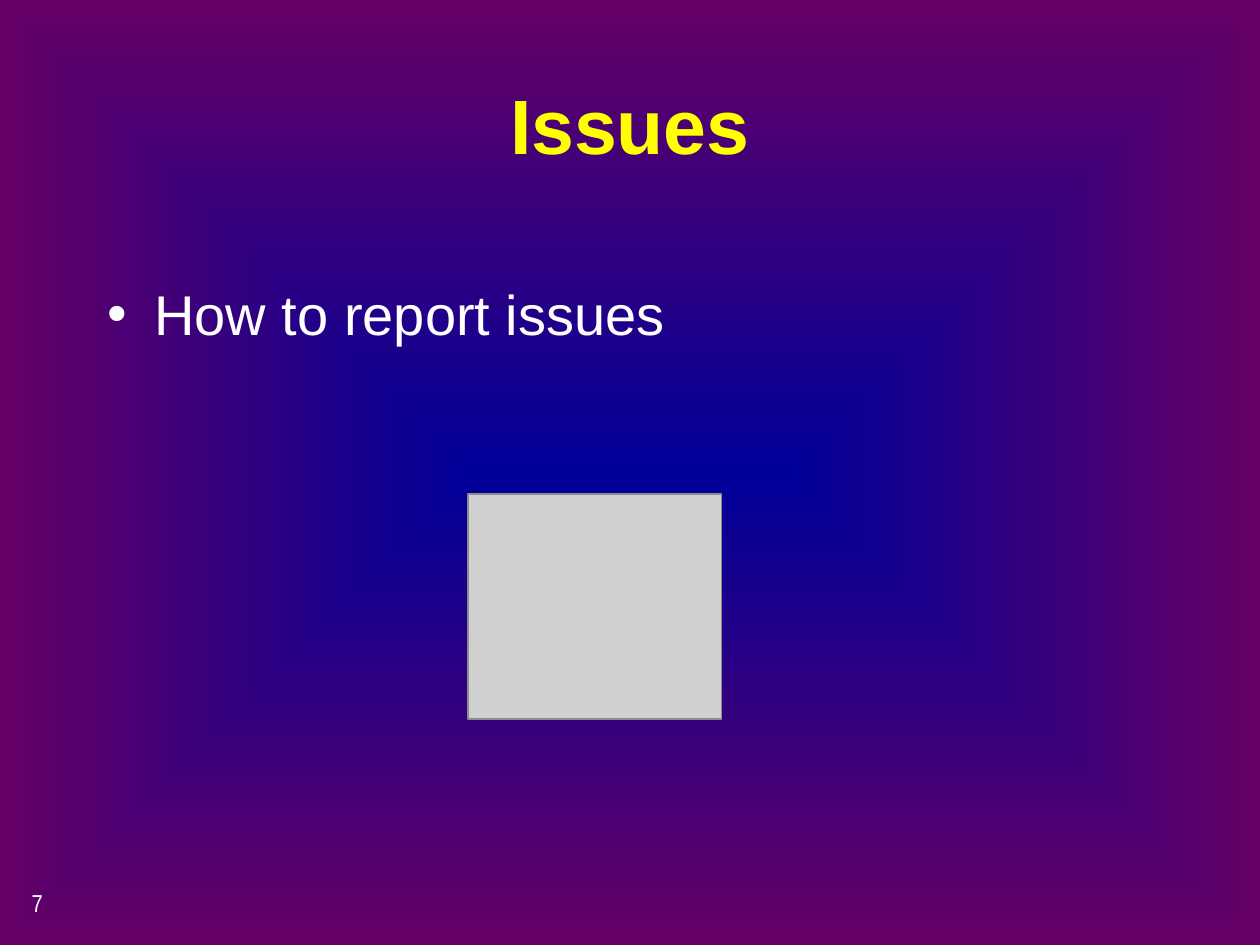
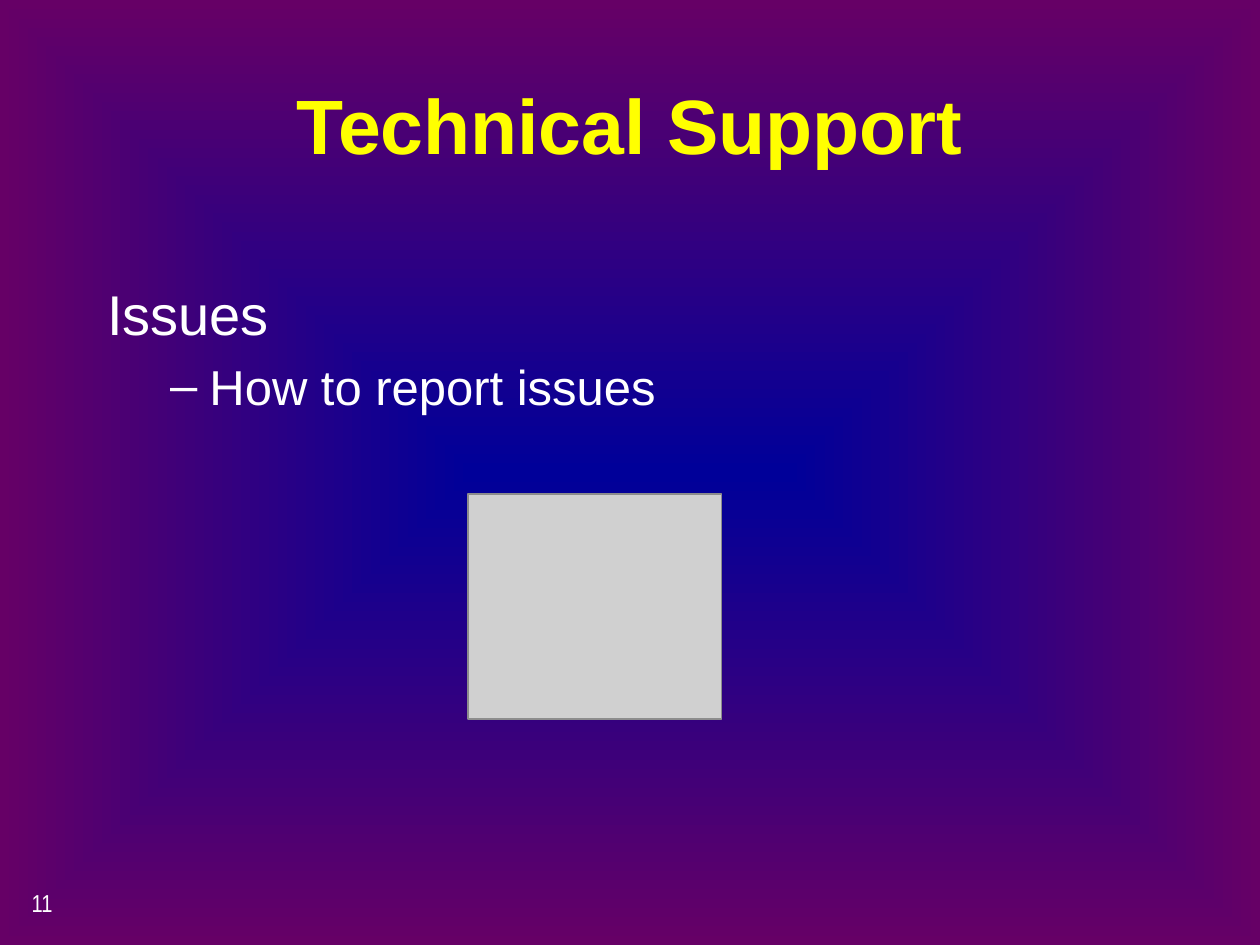
Before and after one commit to CADWRDeltaModeling/dsm2, a slide deck: slide 11 of dsm2/presentations/a3_dsm2_user_group.pptx (slide 7 before the commit). Drawn at 1260x945 pixels with LibreOffice and Linux fonts; fonts in the diff are those of the drawing; grey boxes stand for pictures. Boxes give left, top, right and bottom in pixels: in the first picture for what was removed or moved away, otherwise in the second. Text is boxed around its words. In the diff, an @@ line names an element or a change of style, - is before the commit and + after.

```diff
--- a/dsm2/presentations/a3_dsm2_user_group.pptx
+++ b/dsm2/presentations/a3_dsm2_user_group.pptx
@@ title at (297, 98, 962, 169): text changed @@
-Issues
+Technical Support
@@ text at (107, 296, 269, 336): paragraph added @@
+Issues
@@ text at (209, 369, 656, 415): size 32 to 28 pt in "How to report issues"; bullet • to –; list level 1 to 2 in "How to report issues" @@
@@ page number at (32, 895, 53, 912): text changed @@
-7
+11
```
Also in this commit, not shown: 7 other slides changed, 4 slides added.
